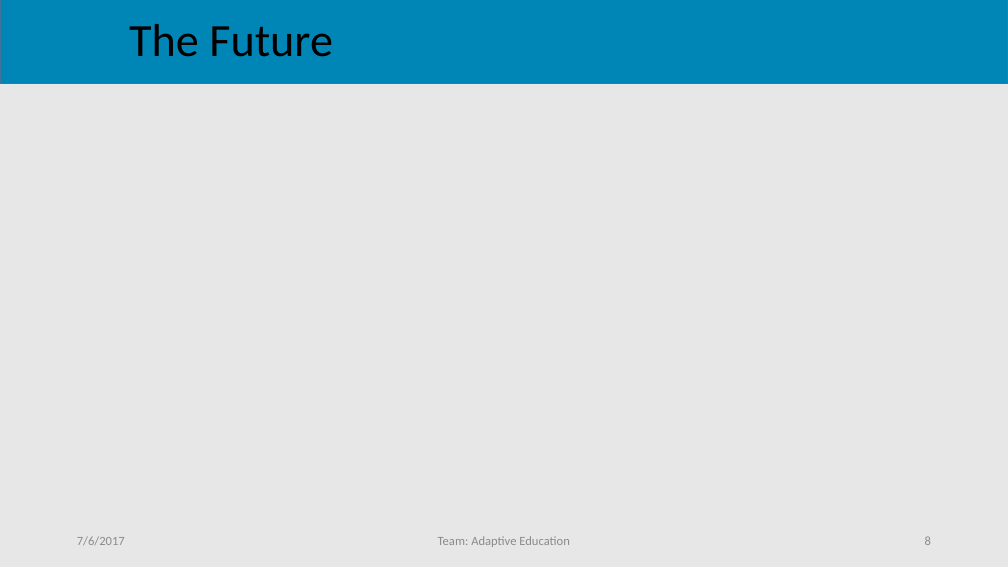
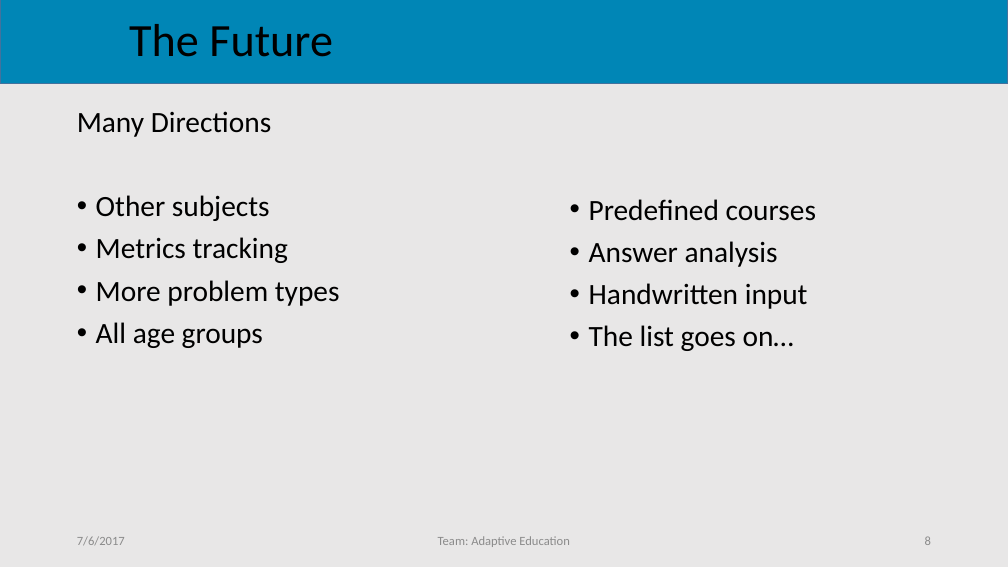
Before and after one commit to Drakmyth/Slalom-AdaptiveEducation, a slide deck: slide 8 of presentation/presentation.pptx. Drawn at 1008x567 pixels with LibreOffice and Linux fonts; fonts in the diff are those of the drawing; background and template pictures are left out. Boxes give left, top, right and bottom in pixels: in the first picture for what was removed or moved away, otherwise in the second. Text is boxed around its words. In the diff, an @@ line names an element or a change of style, - is before the commit and + after.

```diff
--- a/presentation/presentation.pptx
+++ b/presentation/presentation.pptx
@@ text added at box(77, 111, 340, 348), 28 pt, text #000000 @@
+Many Directions
+• Other subjects
+• Metrics tracking
+• More problem types
+• All age groups
@@ text added at box(589, 199, 816, 351), 28 pt, text #000000 @@
+• Predefined courses
+• Answer analysis
+• Handwritten input
+• The list goes on…
```
Also in this commit, not shown: 3 other slides changed, 1 slide added.
